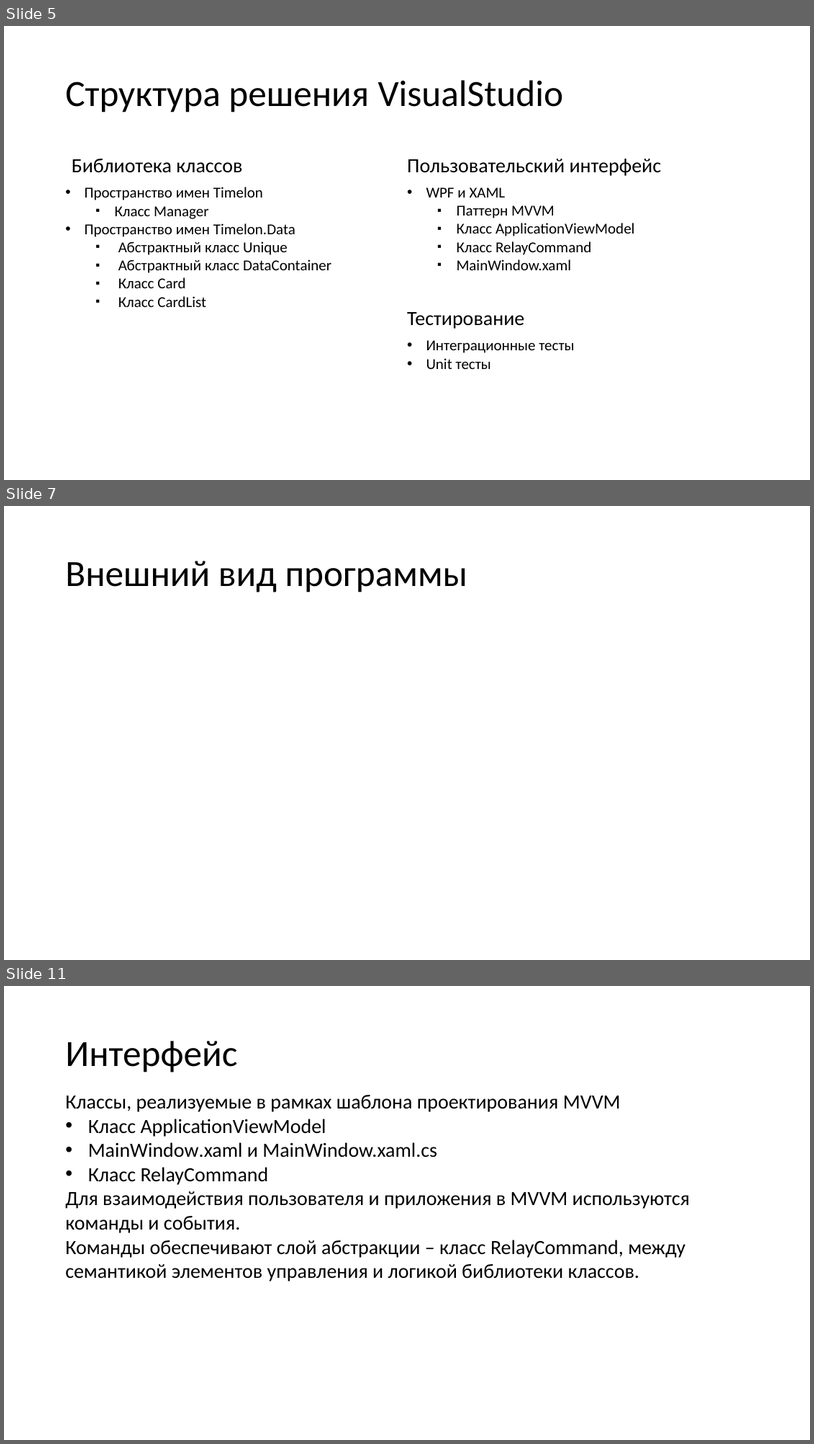
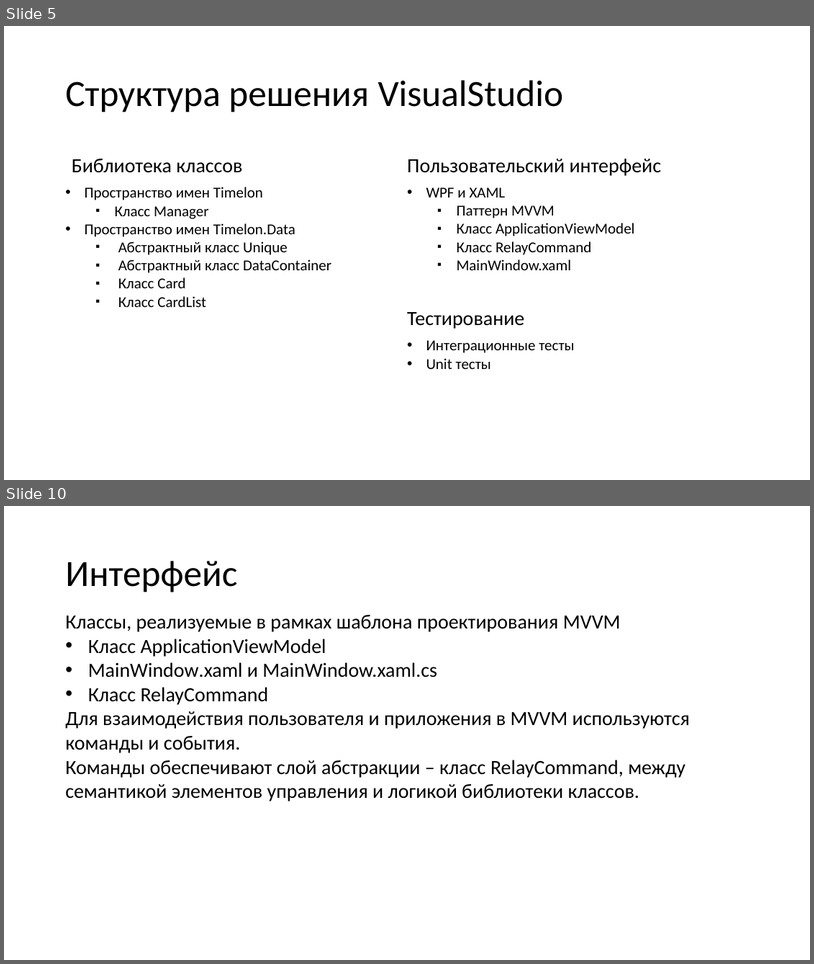
Before and after one commit to N0tilT/Timelon, a slide deck: docs/Timelon.pptx. Shown one above the other, each under a label of ours: slides 5, 7 and 11 before the commit, slides 5 and 10 after it; the slides between them are not shown. The pictures are 814x1444 and 814x964 pixels, drawn with LibreOffice and Linux fonts; fonts in the diff are those of the drawing. Boxes give left, top, right and bottom in pixels: in the first picture for what was removed or moved away, otherwise in the second. Text is boxed around its words. In the diff, an @@ line names an element or a change of style, - is before the commit and + after.

```diff
--- a/docs/Timelon.pptx
+++ b/docs/Timelon.pptx
@@ slide 7 removed at bbox=[4, 506, 810, 960], background #FFFFFF @@
@@ title removed at bbox=[65, 561, 468, 592] @@
-Внешний вид программы
@@ what was slide 11 is now slide 10 @@
```
Also in this commit, not shown: 4 slides added, 4 other slides removed.
